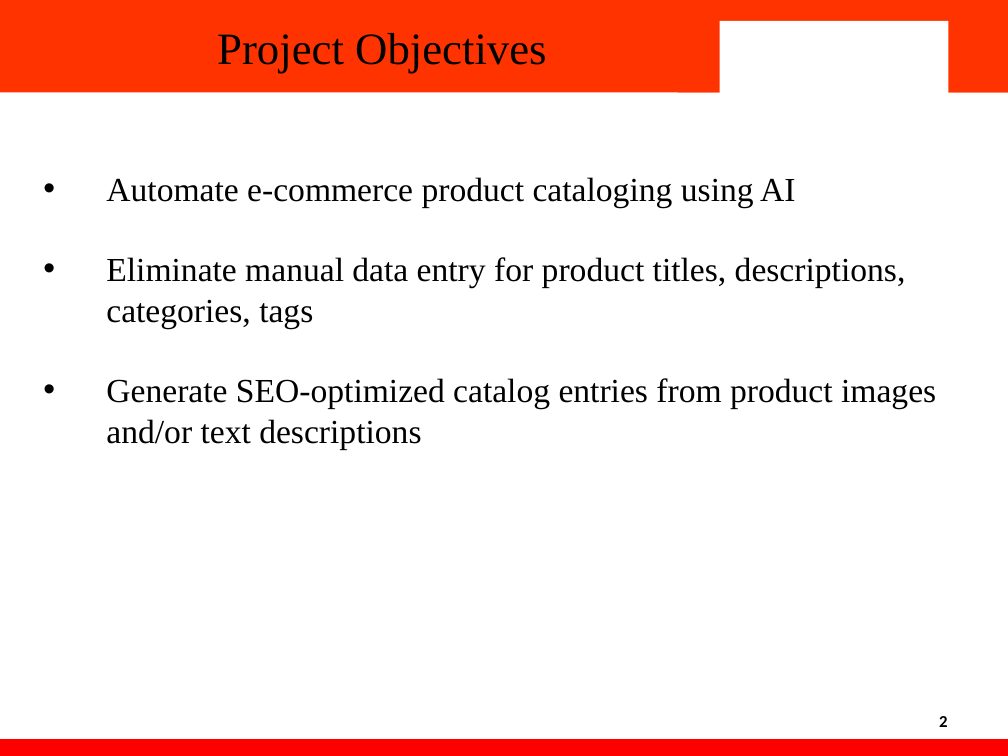
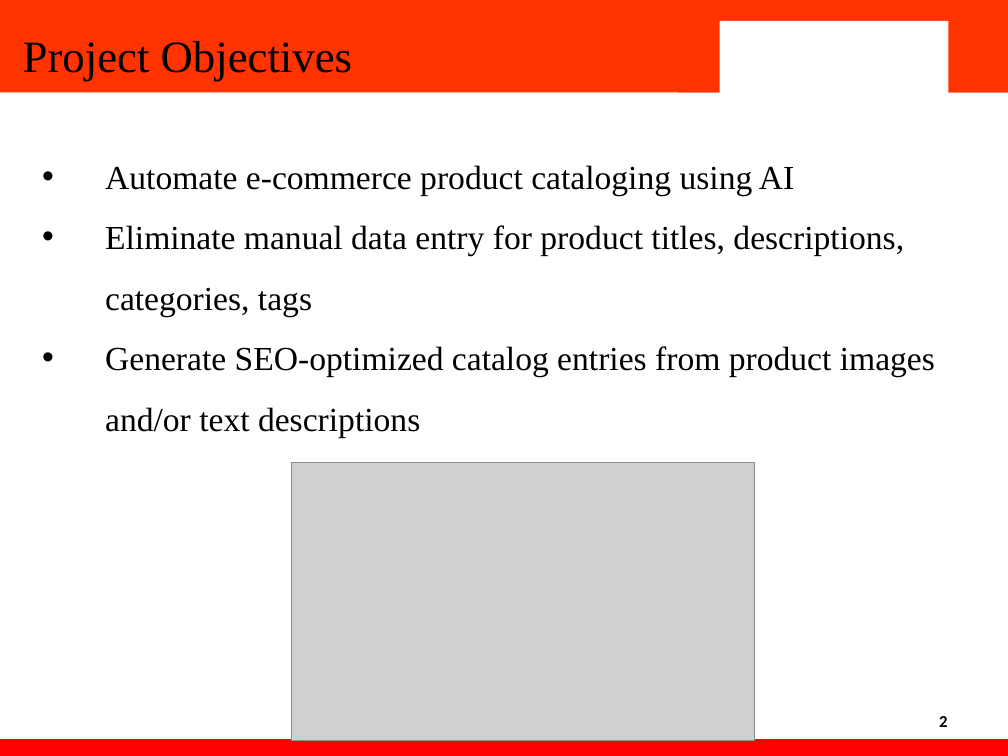
Before and after one commit to Dhruv-Sood/smart-catalogue, a slide deck: slide 2 of Report and PPT/PPT_2210992328_2210990757_2210990279_2210992161.pptx. Drawn at 1008x756 pixels with LibreOffice and Linux fonts; fonts in the diff are those of the drawing; grey boxes stand for pictures; background and template pictures are left out. Boxes give left, top, right and bottom in pixels: in the first picture for what was removed or moved away, otherwise in the second. Text is boxed around its words. In the diff, an @@ line names an element or a change of style, - is before the commit and + after.

Commit message:
updated ppt

```diff
--- a/Report and PPT/PPT_2210992328_2210990757_2210990279_2210992161.pptx
+++ b/Report and PPT/PPT_2210992328_2210990757_2210990279_2210992161.pptx
@@ text "Project Objectives": place and size @@
-text "Project Objectives" at bbox=[217, 33, 546, 73]
+text "Project Objectives" at bbox=[23, 41, 352, 81]
@@ text "Automate e-commerce product cataloging using ...": place and size @@
-text "Automate e-commerce product cataloging using ..." at bbox=[106, 177, 936, 449]
+text "Automate e-commerce product cataloging using ..." at bbox=[105, 165, 935, 437]
@@ text "Automate e-commerce product cataloging using ..." at bbox=[105, 165, 935, 437]: line spacing 1 to 1.5 @@
@@ picture added at bbox=[291, 463, 754, 741] @@
```
Also in this commit, not shown: 3 other slides changed, 2 slides added.
